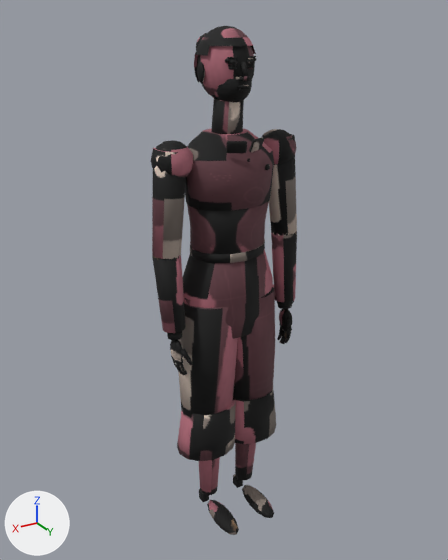
An edit to the glTF model assets/models/kedr/human_ep_clerk1.glb, drawn before and after from the same camera.
Rendered twice from a 50 mm camera at (1.008, 1.661, 1.777) aimed at (0.007, -0.006, 0.944). Arrows for +X, +Y and +Z are at lower left; the lights stay in place. The older version comes first. Vertices at exactly the same position are counted once.

The first picture shows 'human_ep_clerk1'.
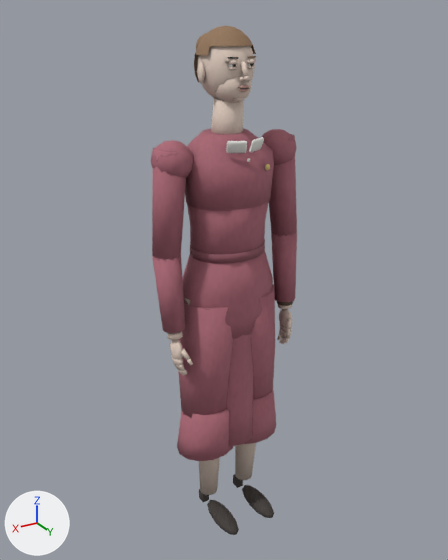
Boxes [x1, y1, x2, y2] around the edits, measured in the pictures (448 x 560 px):
```json
{"part": 1, "of": "me_pelvis", "change": "added", "after": [226, 334, 253, 446], "on screen": "brown"}
{"part": 2, "of": "me_pelvis", "change": "surface changed", "before": [151, 26, 297, 535], "after": [151, 26, 297, 535], "on screen": "lighter"}
```

Edits to the scene script, one JSON object a line:
```json
{"block": "me_pelvis", "where": "# used by ob_human_ep_clerk1; location = (0.0, 0.0, 0.0)"}
{"op": "remove", "block": "me_pelvis", "code": "me_pelvis.from_pydata(...)  # 4493 vertices, 8536 faces; spans x -0.27..0.27, y -0.14..0.2, z 0.0..1.74"}
{"op": "add", "block": "me_pelvis", "code": "me_pelvis.from_pydata(...)  # 4529 vertices, 8594 faces; spans x -0.27..0.27, y -0.14..0.2, z 0.0..1.74"}
{"block": "me_pelvis", "change": "me_pelvis part 1: a new loose piece of 36 vertices spanning x -0.1..0.1, y -0.1..0.12, z 0.34..0.85, in mat_human_ep_clerk1_baked (picture img_human_ep_clerk1)"}
{"block": "me_pelvis", "change": "me_pelvis part 2: 8365 kept faces spanning x -0.27..0.27, y -0.14..0.2, z 0.0..1.74 get new texture (UV) coordinates"}
{"block": "me_pelvis", "change": "other edits to the shape of me_pelvis do not show in these pictures"}
```
